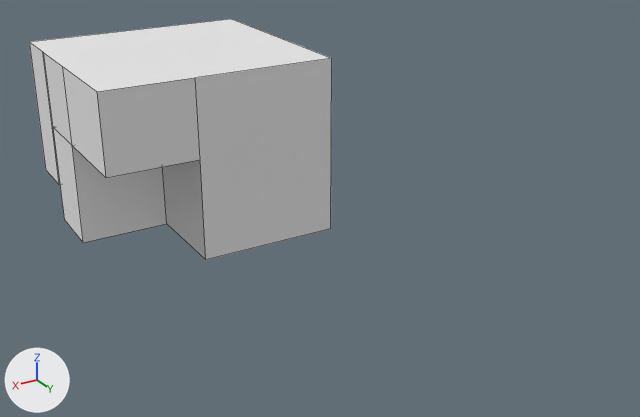
Renders of the Blender file Assets/Models/boxPuzzles/boxPuzzle1.blend from each side of a commit.
Before and after are seen from a 50 mm camera at (12.5, 35.3, 16.6) aimed at (-4.1, 7.7, 2.8). Arrows for +X, +Y and +Z are at lower left; the lights stay in place. Mesh edges are drawn as thin lines.

In view in the first picture: 'boxPuzzle1'.
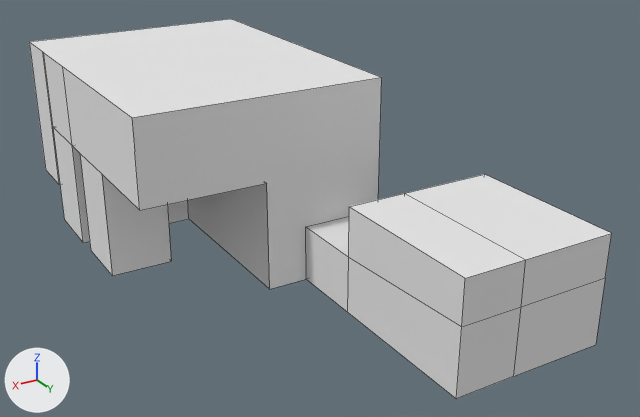
Commit message: finished the cube puzzle

Where the change shows, as pixel boxes [x1, y1, x2, y2] in the pictures (640 x 417 px):
'boxPuzzle1', reshaped (92% wider, 57% taller)
    before: [29, 19, 332, 260]
    after: [29, 19, 612, 399]
part 1 of me_cube, built on
    before: [77, 44, 332, 260]
    after: [77, 44, 612, 399]

Patch to the scene script:
```diff
--- a/Assets/Models/boxPuzzles/boxPuzzle1.blend.py
+++ b/Assets/Models/boxPuzzles/boxPuzzle1.blend.py
@@ me_cube @@
 # used by ob_boxpuzzle1; location = (0.0, 0.0, 0.0)
-me_cube.from_pydata(...)  # 36 vertices, 26 faces; spans x -6.46..3.45, y -4.85..4.63, z 0.13..7.84
+me_cube.from_pydata(...)  # 67 vertices, 50 faces; spans x -9.24..3.45, y -4.85..17.58, z 0.13..7.84
+# me_cube part 1
+# 2 vertices are removed from x -0.38..3.45, y 4.63, z 4.54..7.84
+# 7 faces are deleted
+# 3 vertices in x -6.46..3.45, y 4.63, z 0.13..7.84 move by (0.0, 3.6, 0.0)
+# 4 vertices move from x -0.38, y 0.38..4.63, z 0.13..4.54 to x -1.46, y 0.38..8.23, z 0.13..4.54
+# 20 vertices are added at x -9.24..3.45, y 1.45..17.58, z 0.13..6.67
+# 8 new vertices lie (2.4, 0.0, 0.0) away from vertices in x -5.49, y 8.23..17.58, z 0.13..4.37
+# 5 new vertices lie (-3.75, 0.0, 0.0) away from vertices in x -5.49, y 11.29..17.58, z 0.13..4.37
+# 31 new faces join them
 me_cube.materials.append(mat_material)
```
